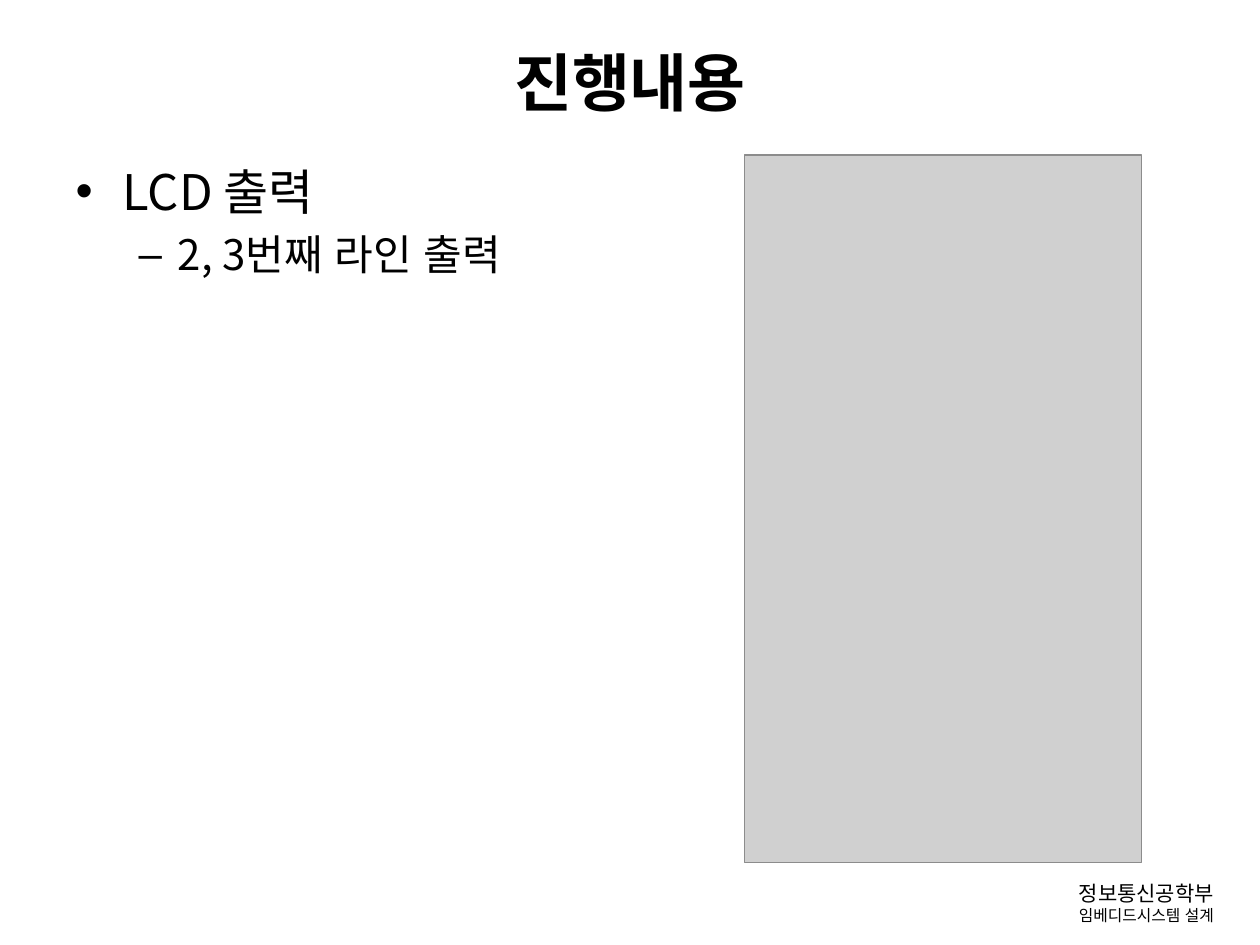
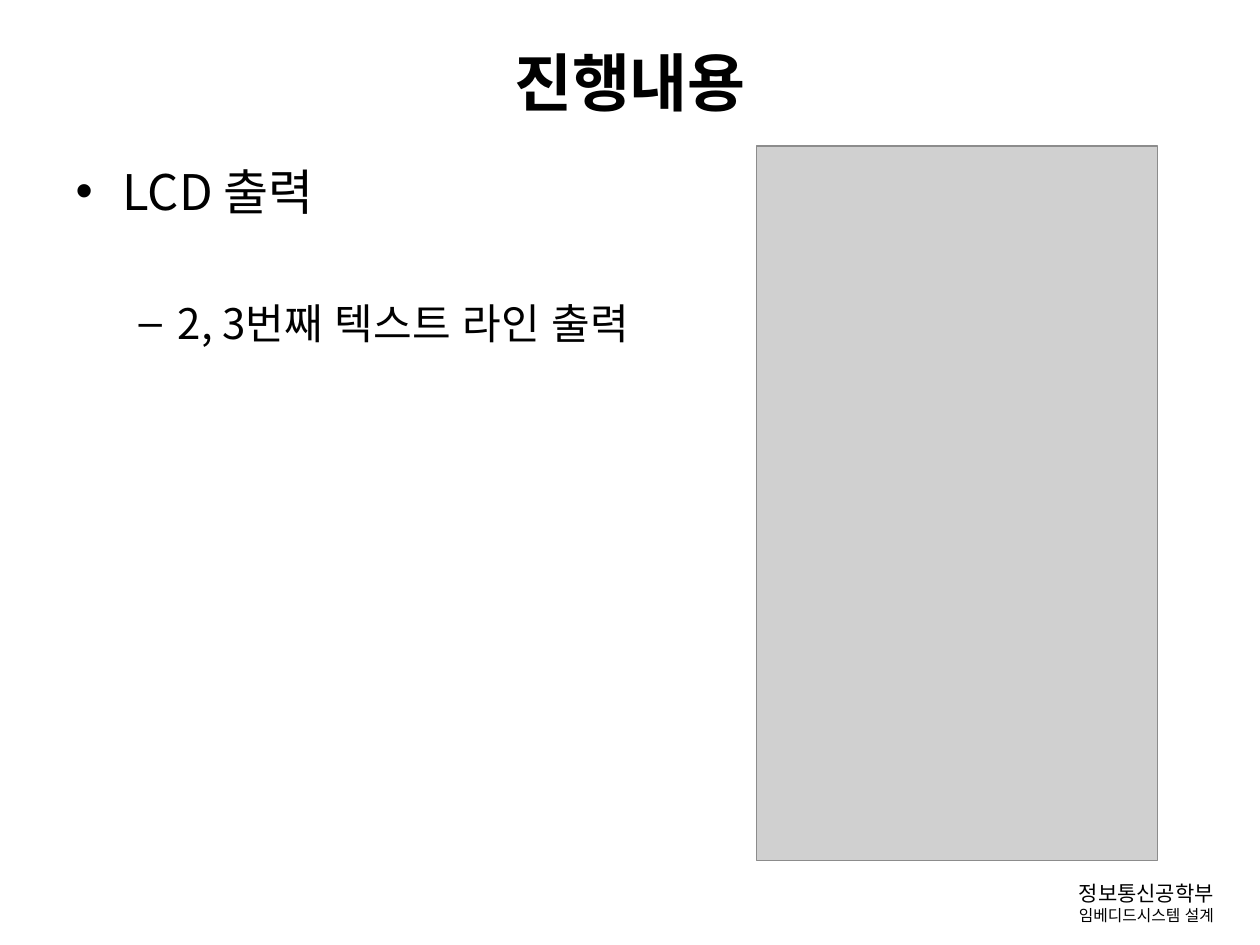
Before and after one commit to gusghrlrl101/Diving-Computer, a slide deck: slide 5 of 발표관련/임베디드_중간보고.pptx. Drawn at 1260x945 pixels with LibreOffice and Linux fonts; fonts in the diff are those of the drawing; grey boxes stand for pictures; background and template pictures are left out. Boxes give left, top, right and bottom in pixels: in the first picture for what was removed or moved away, otherwise in the second. Text is boxed around its words. In the diff, an @@ line names an element or a change of style, - is before the commit and + after.

```diff
--- a/발표관련/임베디드_중간보고.pptx
+++ b/발표관련/임베디드_중간보고.pptx
@@ picture: place and size @@
-picture at bbox=[745, 155, 1142, 863]
+picture at bbox=[756, 146, 1158, 861]
@@ text at bbox=[178, 304, 628, 347]: text changed @@
-  – 2, 3번째 라인 출력
+  – 2, 3번째 텍스트 라인 출력
```
Also in this commit, not shown: 10 other slides changed, 4 slides added.
